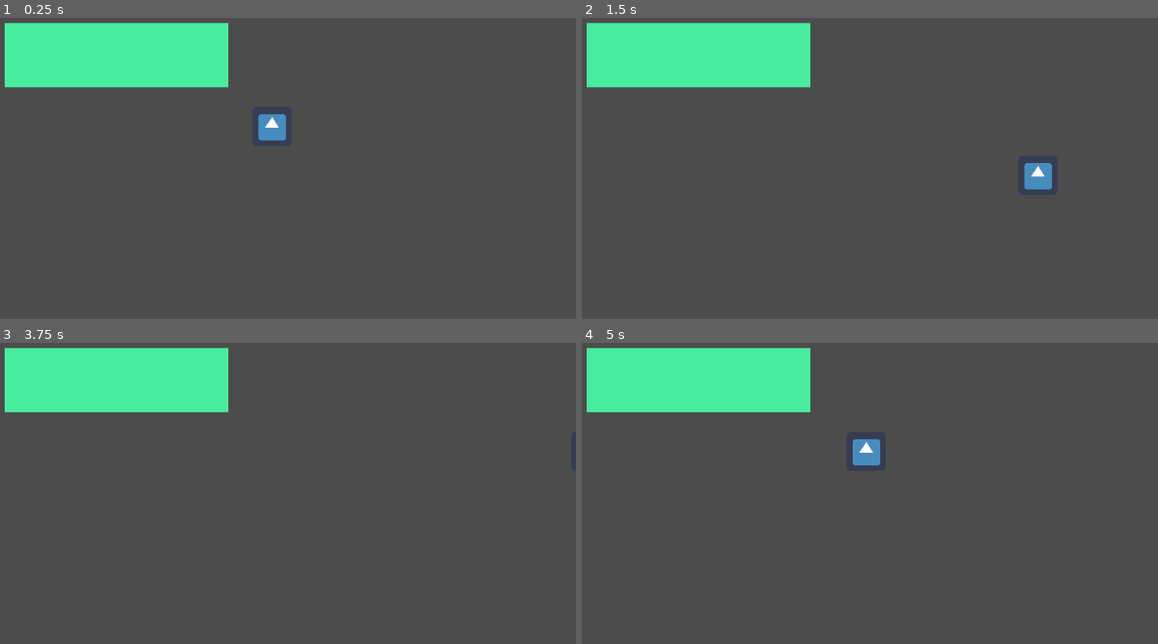
Above: before the commit, frames 1-4 (two rows, left to right).
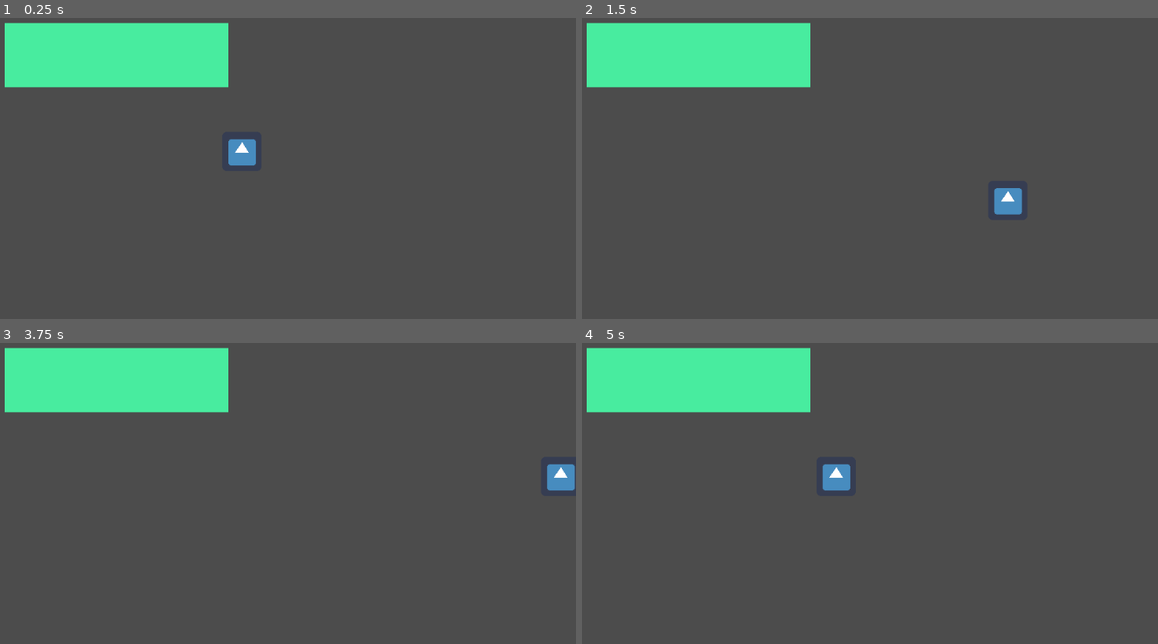
Above: after the commit, the same moments.

Repository: Harrison-Winters/Jet-Pack-Escape
Game: Godot game, scene res://Stage1.tscn
The game is run twice, just before and just after one commit, with the same random seed, the same clock (stepped at 60 frames per second) and the same inputs. The engine's default icon, where the game draws it, is replaced by a stand-in: a white triangle on a blue panel in a dark square.
Inputs:
- Up to frame 1 (0.25 s): no input
- Up to frame 2 (1.5 s): tap Enter at 0.5 s; hold Right (ui_right) 0.53-1.28 s; hold Down (ui_down) from 1.28 s (still down)
- Up to frame 3 (3.75 s): release Down (ui_down) at 2.03 s; hold Right (ui_right) 2.03-2.78 s; hold Up (ui_up) 2.78-3.53 s; tap Space at 3.5 s; hold Left (ui_left) from 3.53 s (still down)
- Up to frame 4 (5 s): keep holding Left (ui_left)

The runs differ from the first frame. In frame 1, 0.8% of the frame differs, in the area x 39-50%, y 31-49%; in frame 2, 0.9%, in the area x 71-82%, y 48-66%; in frame 3, 0.4%; in frame 4, 0.8%.

Commit message:
Implemented Basic Collision
Used move_and_collide method to implement collision

Diff:
--- a/Jetpack Escape/PlayerCollisionObject.gd
+++ b/Jetpack Escape/PlayerCollisionObject.gd
@@ -7,16 +7,37 @@
 	pass # Replace with function body.
 
 
-func _process(delta):
+#func _process(delta):
+#	if Input.is_action_pressed("ui_left"):
+#		move_and_collide()
+#
+#		var velocity = Vector2.LEFT * 400
+#		position += velocity * delta
+#	if Input.is_action_pressed("ui_right"):
+#		var velocity = Vector2.RIGHT * 400
+#		position += velocity * delta
+#	if Input.is_action_pressed("ui_up"):
+#		var velocity = Vector2.UP * 400
+#		position += velocity * delta
+#	if Input.is_action_pressed("ui_down"):
+#		var velocity = Vector2.DOWN * 400
+#		position += velocity * delta
+
+func _physics_process(delta):
 	if Input.is_action_pressed("ui_left"):
+
 		var velocity = Vector2.LEFT * 400
-		position += velocity * delta
+		move_and_collide(velocity * delta)
+#		position += velocity * delta
 	if Input.is_action_pressed("ui_right"):
 		var velocity = Vector2.RIGHT * 400
-		position += velocity * delta
+		move_and_collide(velocity * delta)
+#
 	if Input.is_action_pressed("ui_up"):
 		var velocity = Vector2.UP * 400
-		position += velocity * delta
+		move_and_collide(velocity * delta)
+#
 	if Input.is_action_pressed("ui_down"):
 		var velocity = Vector2.DOWN * 400
-		position += velocity * delta
+		move_and_collide(velocity * delta)
+#
--- a/Jetpack Escape/Stage1.tscn
+++ b/Jetpack Escape/Stage1.tscn
@@ -6,20 +6,24 @@
 [sub_resource type="RectangleShape2D" id=2]
 extents = Vector2( 29, 29 )
 
+[sub_resource type="PhysicsMaterial" id=3]
+
 [sub_resource type="RectangleShape2D" id=1]
 extents = Vector2( 178, 51 )
 
 [node name="Stage1" type="Node2D"]
 
 [node name="PlayerCollisionObject" type="KinematicBody2D" parent="."]
+position = Vector2( 482, 327 )
+collision/safe_margin = 3.0
 script = ExtResource( 3 )
 
 [node name="Player" type="Sprite" parent="PlayerCollisionObject"]
-position = Vector2( 528, 285 )
+position = Vector2( -3, -1 )
 texture = ExtResource( 1 )
 
 [node name="CollisionShape2D" type="CollisionShape2D" parent="PlayerCollisionObject"]
-position = Vector2( 528, 284 )
+position = Vector2( -3, -3 )
 shape = SubResource( 2 )
 
 [node name="WallContainer" type="Node2D" parent="."]
@@ -27,6 +31,7 @@
 
 [node name="FallingWall1" type="StaticBody2D" parent="WallContainer"]
 position = Vector2( 249, 130 )
+physics_material_override = SubResource( 3 )
 
 [node name="CollisionShape2D" type="CollisionShape2D" parent="WallContainer/FallingWall1"]
 shape = SubResource( 1 )
Not shown: 1 places in Jetpack Escape/Stage1.tscn that only renumber resources
